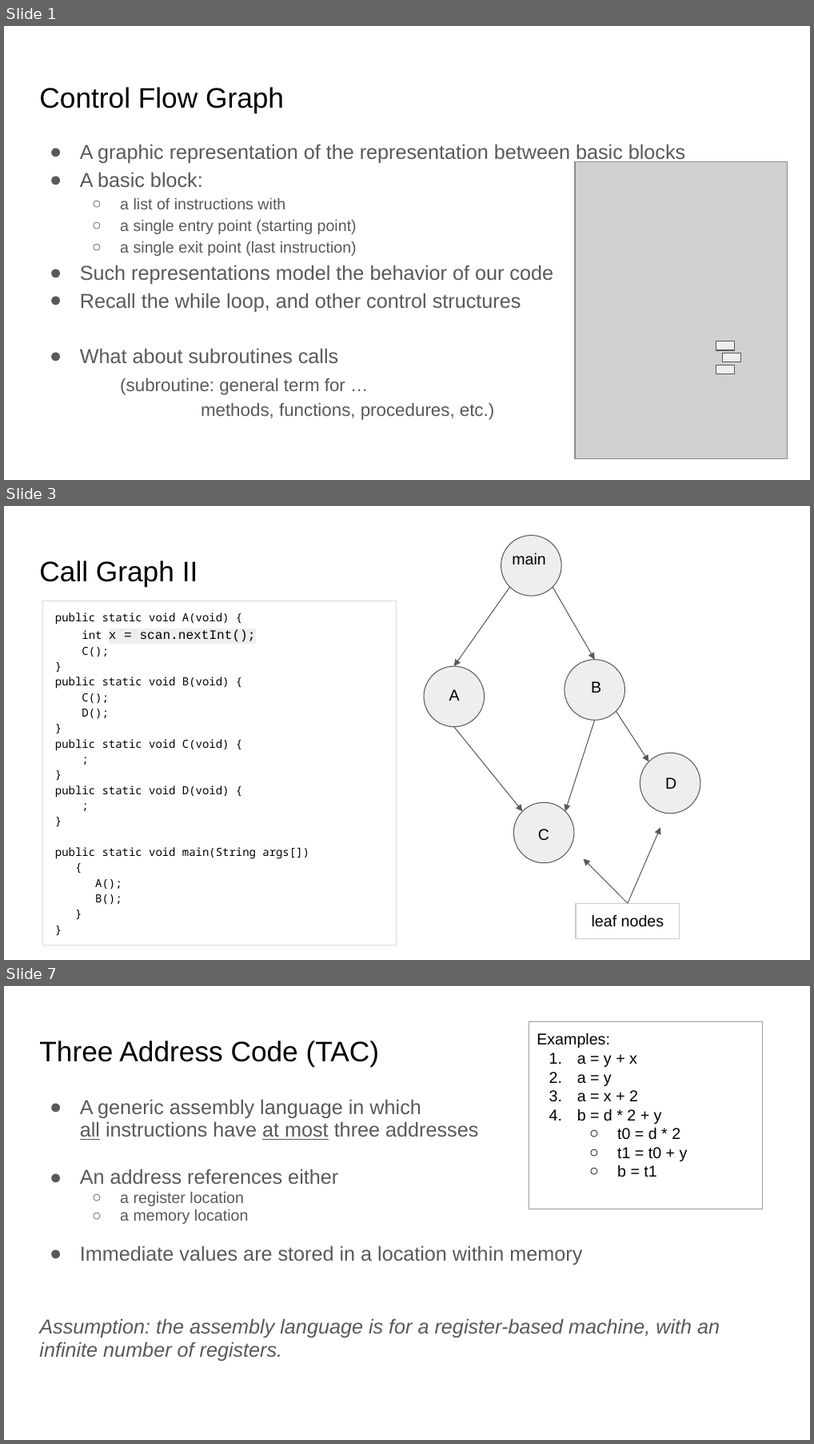
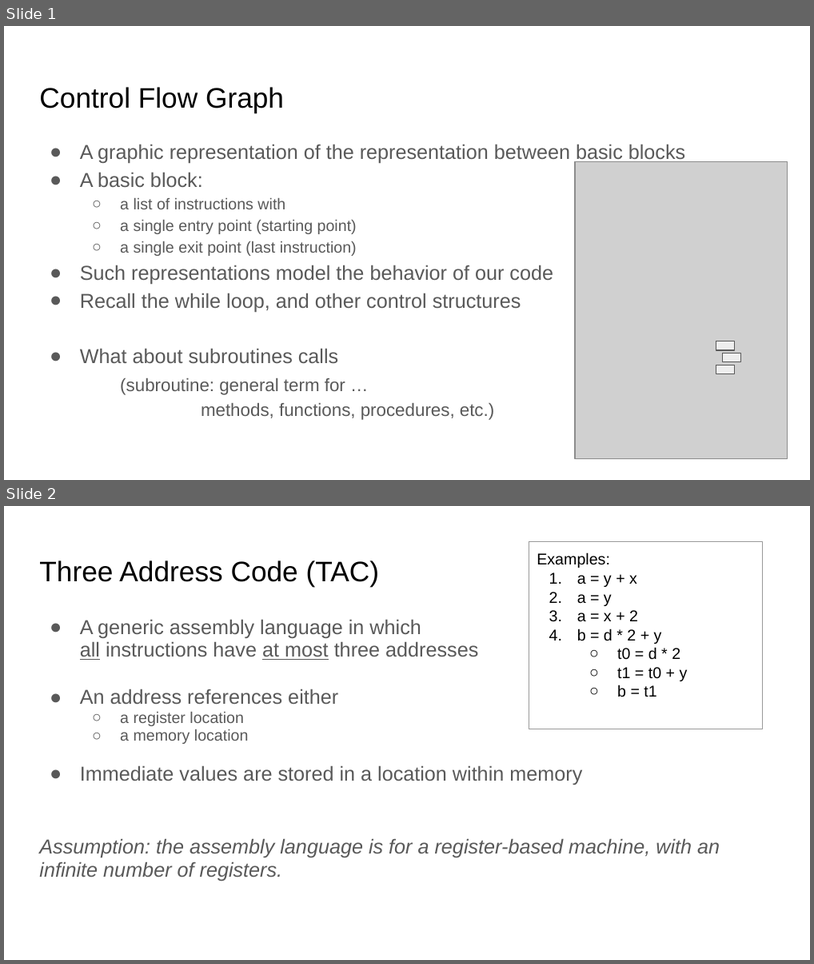
Before and after one commit to COMP122/comp122-f24, a slide deck: assembly-programming/slide_presentations/.hidden/Intro to Control Flow.pptx. Shown one above the other, each under a label of ours: slides 1, 3 and 7 before the commit, slides 1 and 2 after it; the slides between them are not shown. The pictures are 814x1444 and 814x964 pixels, drawn with LibreOffice and Linux fonts; fonts in the diff are those of the drawing; grey boxes stand for pictures. Boxes give left, top, right and bottom in pixels: in the first picture for what was removed or moved away, otherwise in the second. Text is boxed around its words. In the diff, an @@ line names an element or a change of style, - is before the commit and + after.

```diff
--- a/assembly-programming/slide_presentations/.hidden/Intro to Control Flow.pptx
+++ b/assembly-programming/slide_presentations/.hidden/Intro to Control Flow.pptx
@@ slide 3 removed at [4,506,810,960], background #FFFFFF @@
@@ ellipse removed at [502,535,562,596] @@
@@ text removed at [512,552,546,565] @@
-main
@@ title removed at [39,560,198,586] @@
-Call Graph II
@@ rectangle removed at [42,600,397,944] @@
-public static void A(void) {
-int x = scan.nextInt();
-C();
-}
-public static void B(void) {
-C();
-D();
-}
-public static void C(void) {
-;
-}
-public static void D(void) {
-;
-}
-public static void main(String args[])
-{
-A();
-B();
-}
-}
@@ arrow removed from (510, 587) to (454, 667) @@
@@ arrow removed from (553, 587) to (595, 660) @@
@@ ellipse removed at [424,667,485,727] @@
@@ ellipse removed at [565,660,625,720] @@
@@ text removed at [450,689,460,700] @@
-A
@@ text removed at [591,681,602,692] @@
-B
@@ arrow removed from (595, 720) to (566, 811) @@
@@ arrow removed from (616, 711) to (649, 762) @@
@@ arrow removed from (454, 727) to (522, 811) @@
@@ ellipse removed at [640,752,701,813] @@
@@ text removed at [666,777,677,788] @@
-D
@@ ellipse removed at [514,802,574,863] @@
@@ text removed at [538,828,550,840] @@
-C
@@ arrow removed from (628, 903) to (661, 827) @@
@@ arrow removed from (628, 903) to (584, 858) @@
@@ rectangle removed at [576,903,680,938] @@
-leaf nodes
@@ what was slide 7 is now slide 2 @@
```
Also in this commit, not shown: 5 other slides removed, 3 other files.
